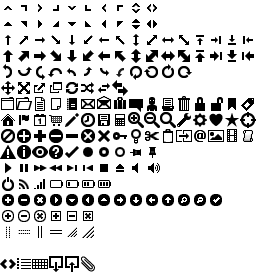
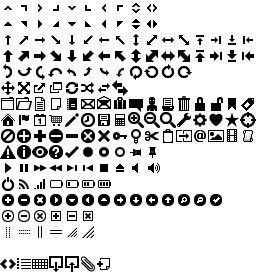
Comparing the layer stacks of the two 256x272 images. Changes:
added layer "new-document" in group "extras" over box(97, 258, 110, 270)
